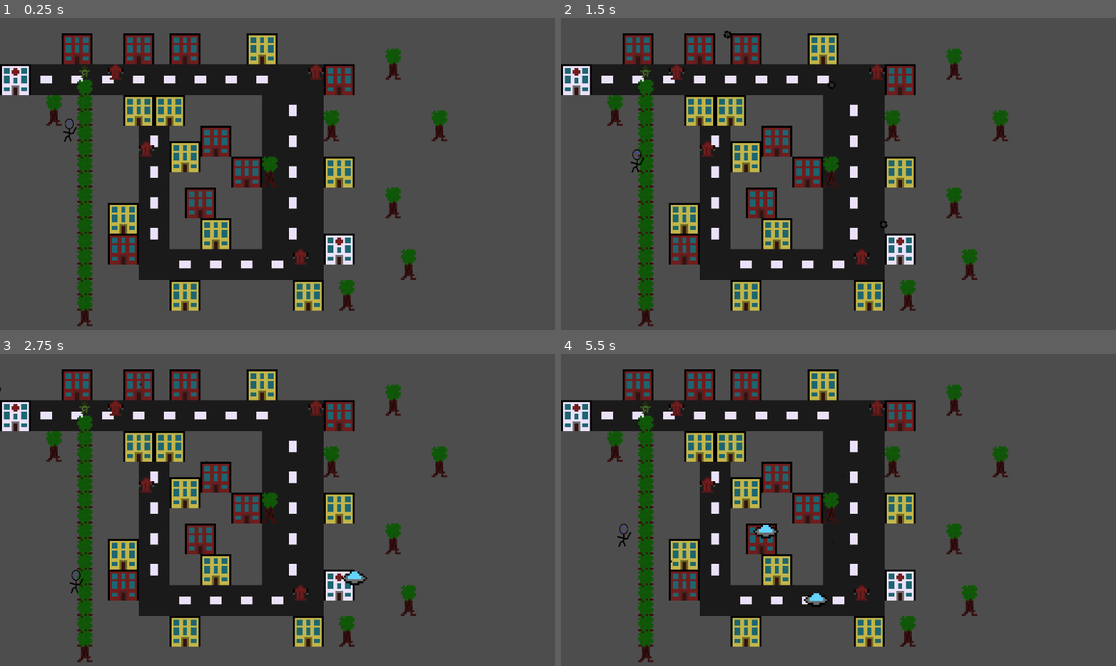
Above: before the commit, frames 1-4 (two rows, left to right).
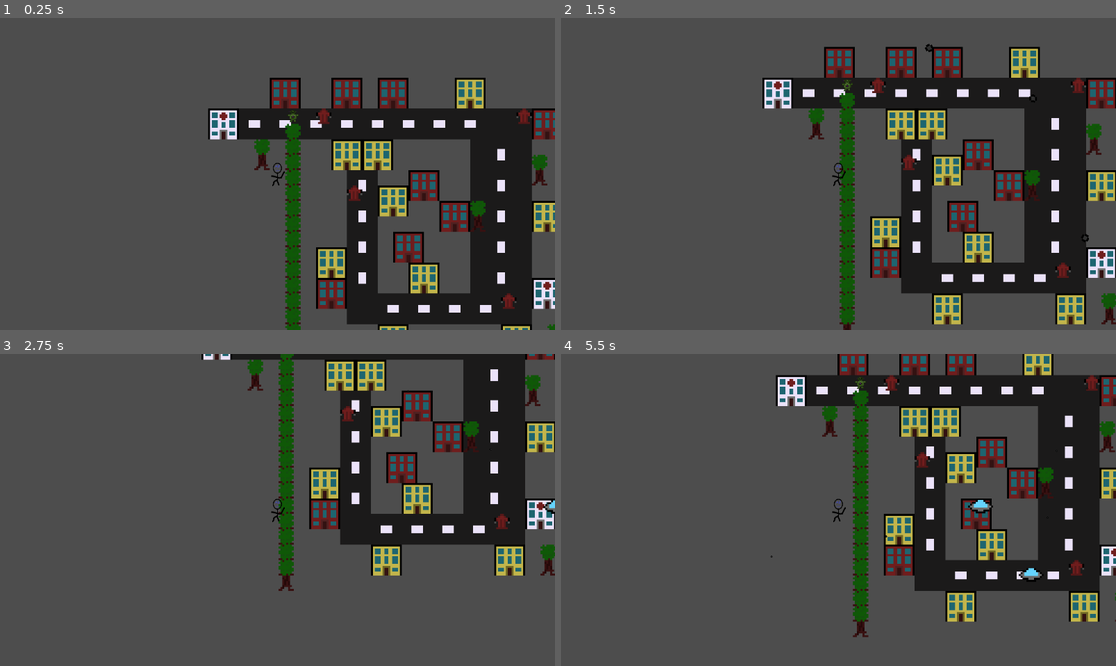
Above: after the commit, the same moments.

Repository: Lila-Kuhlt/Close-Encounters-of-the-Jeff-Kind
Game: Godot game, scene res://scenes/World.tscn
Two runs of this game, one before a commit and one after it. Both use one fixed random seed, a clock stepped at 60 frames per second and the inputs below.
Inputs:
- Up to frame 1 (0.25 s): no input
- Up to frame 2 (1.5 s): tap Enter at 0.5 s; hold D (right) 0.53-1.28 s; hold S (down) from 1.28 s (still down)
- Up to frame 3 (2.75 s): release S (down) at 2.03 s; hold D (right) from 2.03 s (still down)
- Up to frame 4 (5.5 s): release D (right) at 2.78 s; hold W (up) 2.78-3.53 s; hold A (left) 3.53-5.03 s; hold S (down) from 5.03 s (still down)

The runs differ from the first frame. In frame 1, 51% of the frame differs, in the area x 0-100%, y 4-100%; in frame 2, 51%; in frame 3, 48%; in frame 4, 53%, in the area x 0-100%, y 0-99%.

Commit message:
Make the cam follow the player

Diff:
--- a/godot/scenes/Package.gd
+++ b/godot/scenes/Package.gd
@@ -13,13 +13,13 @@
 	visible = false
 	$PlayerDetector.set_deferred("monitoring", false)
 	arrow = Arrow.instantiate()
-	add_child(arrow)
+	arrow.destination = destination
+	get_parent().get_node("UI").add_child(arrow)
 
 func _on_player_detected(player):
 	player.collect_package(self)
 
-# Called every frame. 'delta' is the elapsed time since the previous frame.
-func _process(_delta):
+func do_free() -> void:
 	if arrow:
-		# set the position of the arrow to the position of the destination house
-		arrow.get_node("Texture").position = destination.position
+		arrow.queue_free()
+	queue_free()
--- a/godot/scenes/Player.gd
+++ b/godot/scenes/Player.gd
@@ -21,7 +21,7 @@
 ## Removes a package from the queue and removes the node.
 func remove_package(package):
 	package_queue.erase(package)
-	package.queue_free()
+	package.do_free()
 
 ## This function is called when a package timer reaches 0.
 func _on_package_timeout(package):
@@ -44,7 +44,4 @@
 	velocity = direction * SPEED
 	move_and_slide()
 
-	# wrap position
-	var screen_size := get_viewport_rect().size
-	position.x = fposmod(position.x, screen_size.x)
-	position.y = fposmod(position.y, screen_size.y)
+	get_parent().get_node('Camera').position = position
--- a/godot/scenes/UI/Arrow.gd
+++ b/godot/scenes/UI/Arrow.gd
@@ -1,3 +1,35 @@
 extends CanvasLayer
 
-var destination := Vector2(0, 0)
+var destination: Node2D
+
+func translate_to_inner(pos: Vector2, rect: Rect2) -> Vector2:
+	var c := rect.get_center()
+	var ctop := pos - c
+	if abs(ctop.y) < 0.01:
+		if pos.y <= 0:
+			return Vector2(c.x, 0)
+		else:
+			return Vector2(c.x, rect.end.y)
+	if abs(ctop.x) < 0.01:
+		if pos.x <= 0:
+			return Vector2(0, c.y)
+		else:
+			return Vector2(rect.end.x, c.y)
+	var ctopxy := c.y * ctop.x / ctop.y
+	var toprx := c.x - ctopxy
+	if toprx >= 0 and toprx <= rect.end.x:
+		if ctop.y <= 0:
+			return Vector2(toprx, 0)
+		return Vector2(c.x + ctopxy, rect.end.y)
+	var ctopyx := c.x * ctop.y / ctop.x
+	if ctop.x <= 0:
+		return Vector2(0, c.y - ctopyx)
+	return Vector2(rect.end.x, c.y + ctopyx)
+
+func _process(_delta: float) -> void:
+	var rect := get_viewport().get_visible_rect()
+	rect.size -= Vector2(8, 8)
+	var pos := destination.get_canvas_transform() * destination.position
+	if not rect.has_point(pos):
+		pos = translate_to_inner(pos, rect)
+	$Texture.position = pos
--- a/godot/scenes/World.tscn
+++ b/godot/scenes/World.tscn
@@ -132,5 +132,7 @@
 
 [node name="UI" parent="." instance=ExtResource("6_th27r")]
 
+[node name="Camera" type="Camera2D" parent="."]
+
 [connection signal="timeout" from="UfoTimer" to="." method="_on_ufo_timer_timeout"]
 [connection signal="timeout" from="PackageSpawnTimer" to="." method="_on_package_spawn_timer_timeout"]
